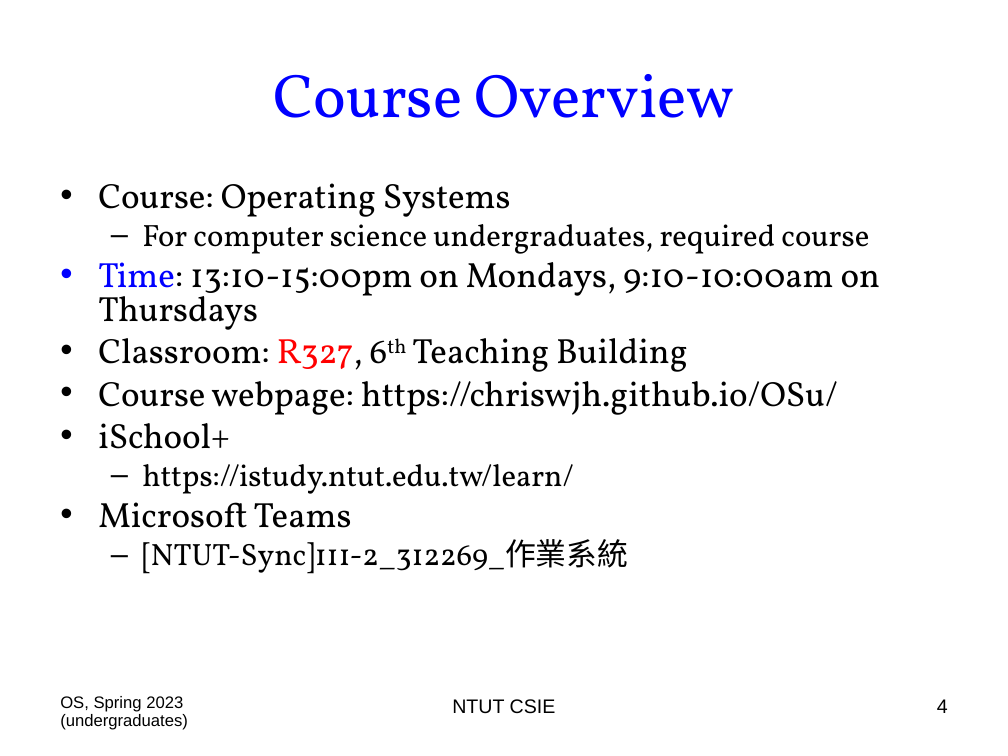
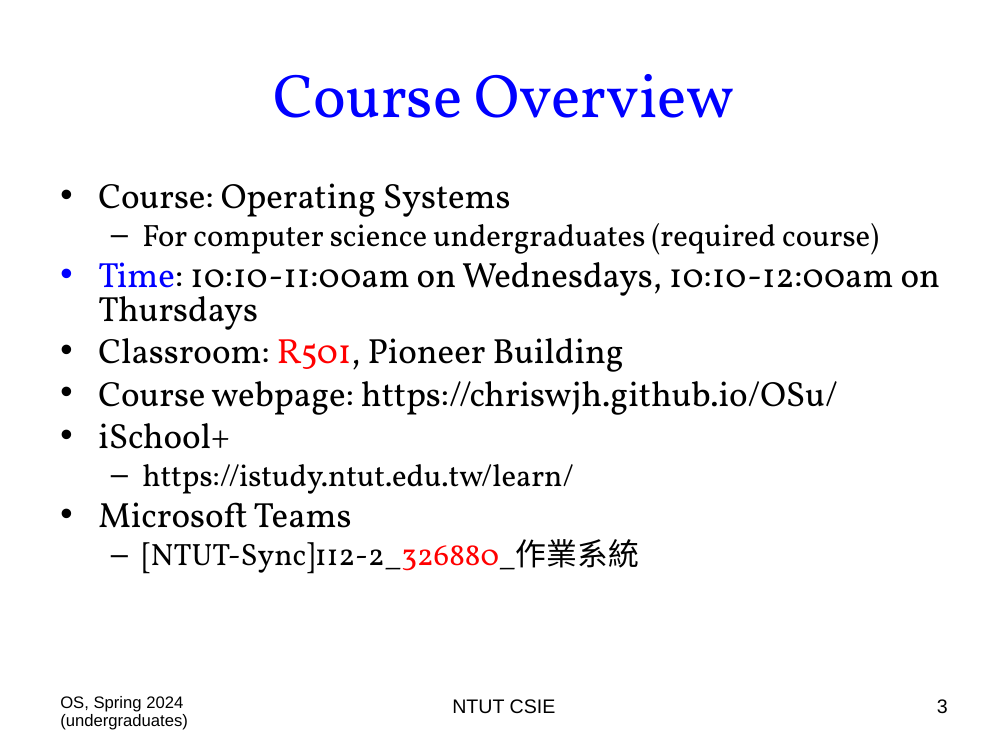
Before and after one commit to chriswjh/chriswjh.github.io, a slide deck: slide 3 of OSu/00-Overview.ppt (slide 4 before the commit). Drawn at 1008x756 pixels with LibreOffice and Linux fonts; fonts in the diff are those of the drawing. Boxes give left, top, right and bottom in pixels: in the first picture for what was removed or moved away, otherwise in the second. Text is boxed around its words. In the diff, an @@ line names an element or a change of style, - is before the commit and + after.

```diff
--- a/OSu/00-Overview.ppt
+++ b/OSu/00-Overview.ppt
@@ text at (98, 216, 940, 372): text changed @@
-  – For computer science undergraduates, required course
-• Time: 13:10-15:00pm on Mondays, 9:10-10:00am on Thursdays
-• Classroom: R327, 6th Teaching Building
+  – For computer science undergraduates (required course)
+• Time: 10:10-11:00am on Wednesdays, 10:10-12:00am on Thursdays
+• Classroom: R501, Pioneer Building
@@ text at (142, 539, 639, 574): text changed @@
-  – [NTUT-Sync]111-2_312269_作業系統
+  – [NTUT-Sync]112-2_326880_作業系統
@@ text at (60, 696, 188, 730): text changed @@
-OS, Spring 2023 (undergraduates)
+OS, Spring 2024 (undergraduates)
@@ page number at (937, 699, 948, 714): text changed @@
-4
+3
```
Also in this commit, not shown: 23 other slides changed, 1 slide removed.
